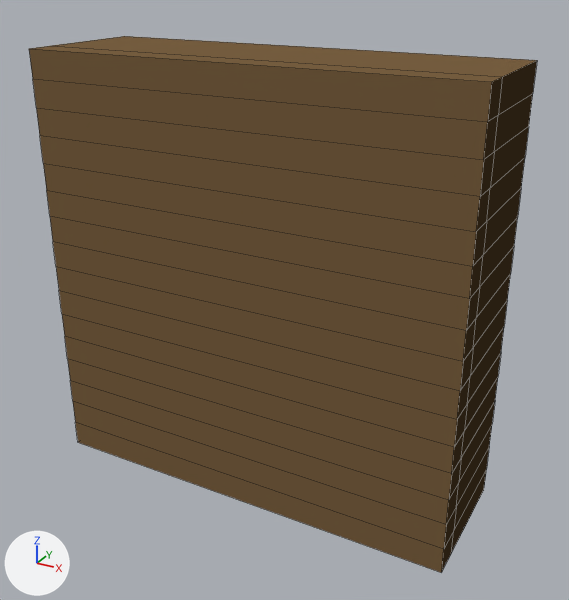
An edit to the Blender file Washed Up Wizard/Assets/Models/Environment/Interior/wooden Wall.blend, drawn before and after from the same camera.
Before and after are seen from a camera (50 mm lens) standing at (3.69, -6.35, 5.2) and looking at (0.2, 0.0, 2.03). Arrows for +X, +Y and +Z are at lower left; the lights stay in place. Mesh edges are drawn as thin lines.
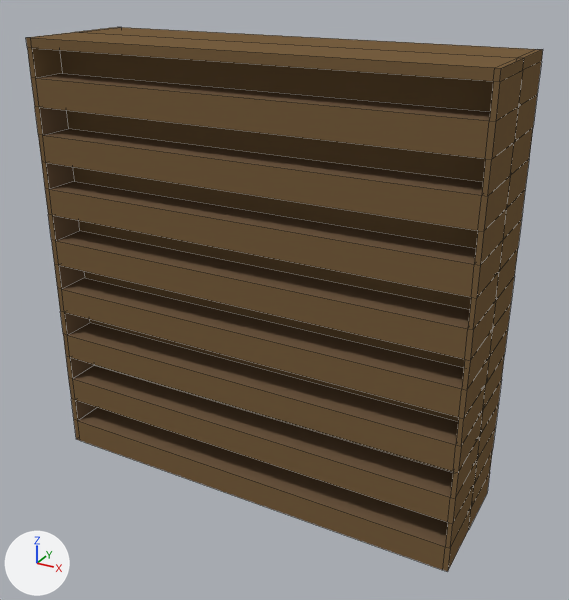
The edits, one by one:
me_cube_001 is used by ob_cube; location (0.03, 0.0, 2.18); scale (2.2, 0.7, 2.2).
me_cube_001 had 136 vertices, 109 faces and spanned x -1.0..1.0, y -1.0..1.0, z -1.0..1.0.
me_cube_001 now has 144 vertices, 141 faces and spans x -1.03..1.02, y 0.0..0.95, z -1.0..1.04.
me_cube_001 part 1: the loose piece of 102 vertices spanning x -1.0..1.0, y -1.0..1.0, z -1.0..1.0 is rebuilt with 144 vertices and now spans x -1.03..1.02, y 0.0..0.95, z -1.0..1.04.
Object 'Cube' (ob_cube) gains a MIRROR modifier named 'Mirror'.
Modifier setting: use_axis = (False, True, False).
Modifier setting: use_clip = True.

Where the change shows, as pixel boxes [x1, y1, x2, y2] in the pictures (569 x 600 px):
'Cube', reshaped, modifiers changed: before [29, 36, 537, 573]; after [26, 27, 543, 572]
